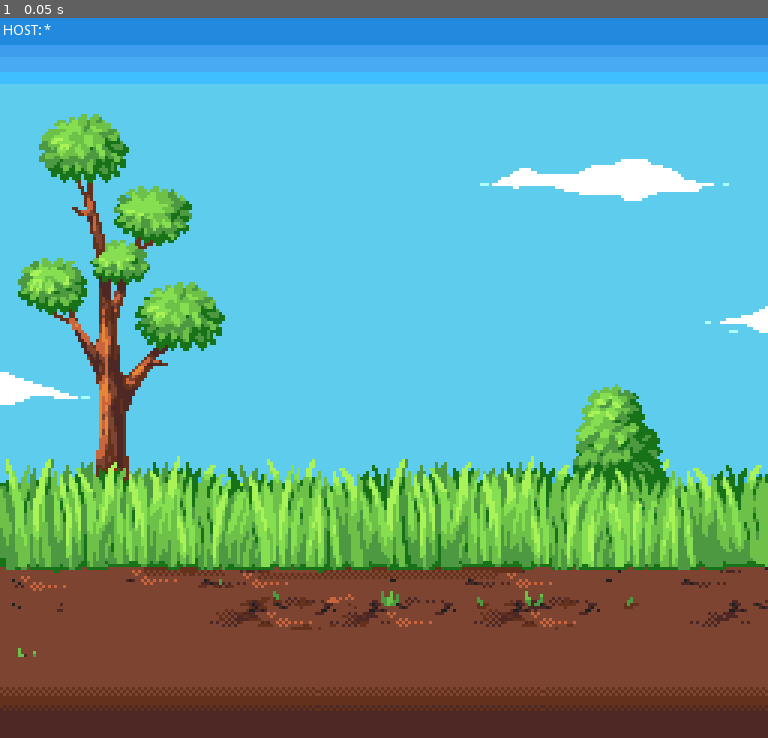
Above: before the commit, frame 1.
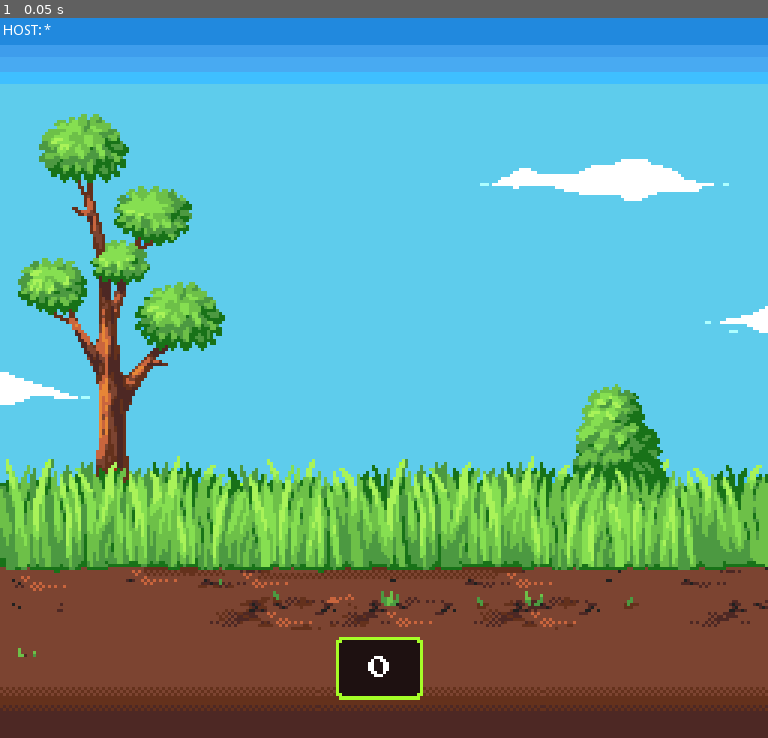
Above: after the commit, the same moment.

Repository: RuanSR/poc-duck-hunt
Game: Godot game, scene res://src/@Main/Main.tscn
The game is run twice, just before and just after one commit, with the same random seed, the same clock (stepped at 60 frames per second) and the same inputs.
Inputs:
- Up to frame 1 (0.05 s): no input

The runs differ from the first frame. In frame 1, 1.0% of the frame differs, in the area x 43-56%, y 85-95%.
Error before the commit: Invalid set index 'text' (on base: 'Label') with value of type 'Nil'. (res://src/@Main/Scripts/MainView.gd:13)
Error after the commit: Invalid set index 'text' (on base: 'Label') with value of type 'Nil'. (res://src/@Main/Scripts/MainView.gd:15)

Commit message:
fea: Game - Adicionou Hud e mecanica

Diff:
--- a/GameServer/project.godot
+++ b/GameServer/project.godot
@@ -19,6 +19,11 @@
 "language": "GDScript",
 "path": "res://src/Server/game_server.gd"
 }, {
+"base": "CanvasLayer",
+"class": "HudView",
+"language": "GDScript",
+"path": "res://src/Modules/Hud/Scripts/HUDView.gd"
+}, {
 "base": "Reference",
 "class": "TargetRemotePosition",
 "language": "GDScript",
@@ -32,6 +37,7 @@
 _global_script_class_icons={
 "DuckView": "",
 "GameServer": "",
+"HudView": "",
 "TargetRemotePosition": "",
 "TargetView": ""
 }
--- a/GameServer/src/@Main/Main.tscn
+++ b/GameServer/src/@Main/Main.tscn
@@ -1,9 +1,10 @@
-[gd_scene load_steps=7 format=2]
+[gd_scene load_steps=8 format=2]
 
 [ext_resource path="res://src/@Main/@Assets/cenariofrente.png" type="Texture" id=1]
 [ext_resource path="res://src/@Main/@Assets/cenariotras.png" type="Texture" id=2]
 [ext_resource path="res://src/Modules/GoalTopBotton/GoalTop.tscn" type="PackedScene" id=3]
 [ext_resource path="res://src/@Main/Scripts/MainView.gd" type="Script" id=4]
+[ext_resource path="res://src/Modules/Hud/HUD.tscn" type="PackedScene" id=5]
 [ext_resource path="res://src/Modules/GoalTopBotton/GoalBotton.tscn" type="PackedScene" id=6]
 [ext_resource path="res://src/Modules/Dog/Dog.tscn" type="PackedScene" id=7]
 
@@ -58,6 +59,8 @@
 [node name="Dog" parent="." instance=ExtResource( 7 )]
 position = Vector2( 367, 544 )
 
+[node name="HUD" parent="." instance=ExtResource( 5 )]
+
 [connection signal="timeout" from="OnGenerateDuckTimer" to="." method="_on_OnGenerateDuckTimer_timeout"]
 [connection signal="timeout" from="OnWaitTimer" to="." method="_on_OnWaitTimer_timeout"]
 [connection signal="body_entered" from="GoalTop" to="." method="_on_GoalTop_body_entered"]
--- a/GameServer/src/@Main/Scripts/MainView.gd
+++ b/GameServer/src/@Main/Scripts/MainView.gd
@@ -4,6 +4,8 @@
 var _duck_prefab = preload("res://src/Modules/Duck/Duck.tscn")
 var fly_away_count: int = 0
 var duck_catch_count: int  = 0
+
+onready var hub_view: HudView = $HUD
 
 var instance_target_player: Node2D = preload("res://src/Modules/Target/Target.tscn").instance()
 
@@ -24,6 +26,7 @@
 
 func _process(delta):
 	_game_server.poll()
+	hub_view.update_score(duck_catch_count)
 
 
 func create_duck():
@@ -59,5 +62,6 @@
 		if fly_away_count == 1:
 			$Dog/AnimatedSprite.play("fail")
 			fly_away_count = 0
+			duck_catch_count = 0
 		else:
 			$Dog/AnimatedSprite.play("success")
--- /dev/null
+++ b/GameServer/src/Modules/Hud/HUD.tscn
@@ -0,0 +1,26 @@
+[gd_scene load_steps=5 format=2]
+
+[ext_resource path="res://src/Modules/Hud/@Assets/hud.png" type="Texture" id=1]
+[ext_resource path="res://src/Modules/Hud/Scripts/HUDView.gd" type="Script" id=2]
+[ext_resource path="res://src/Modules/Hud/@Assets/PressStart2P.ttf" type="DynamicFontData" id=3]
+
+[sub_resource type="DynamicFont" id=2]
+size = 24
+font_data = ExtResource( 3 )
+
+[node name="HUD" type="CanvasLayer"]
+script = ExtResource( 2 )
+
+[node name="Sprite" type="Sprite" parent="."]
+position = Vector2( 380, 650 )
+texture = ExtResource( 1 )
+
+[node name="Label" type="Label" parent="Sprite"]
+margin_left = -40.0
+margin_top = -25.0
+margin_right = 40.0
+margin_bottom = 25.0
+custom_fonts/font = SubResource( 2 )
+text = "000"
+align = 1
+valign = 1
--- /dev/null
+++ b/GameServer/src/Modules/Hud/Scripts/HUDView.gd
@@ -0,0 +1,4 @@
+class_name HudView extends CanvasLayer
+
+func update_score(score: int) -> void:
+	$Sprite/Label.text = str(score)
Renamed: GameServer/src/@Assets/PressStart2P.ttf -> GameServer/src/Modules/Hud/@Assets/PressStart2P.ttf
Renamed: GameServer/src/@Assets/hud.png -> GameServer/src/Modules/Hud/@Assets/hud.png
Not shown, changed: GameServer/src/Modules/Hud/@Assets/hud.png.import
